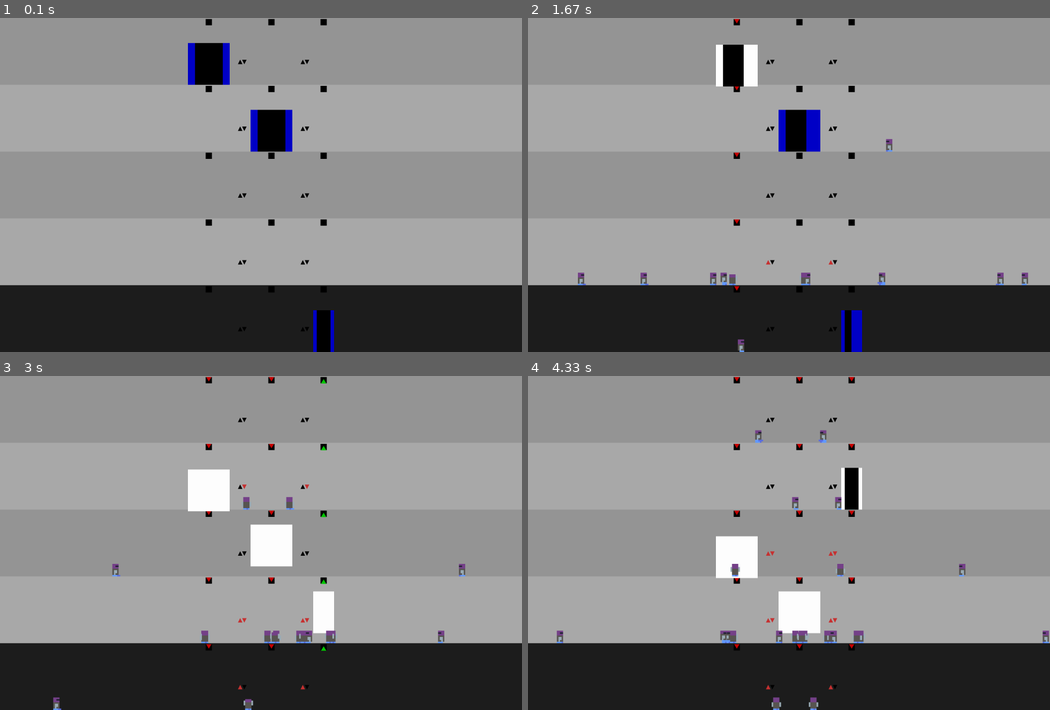
Above: before the commit, frames 1-4 (two rows, left to right).
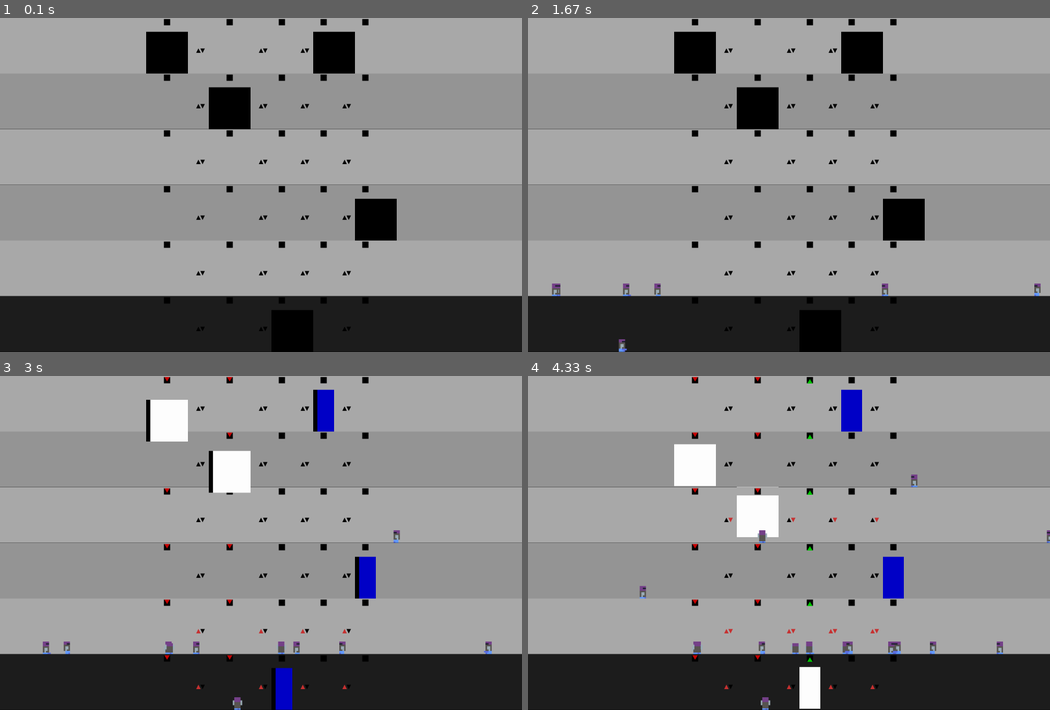
Above: after the commit, the same moments.

Repository: niklasdhein/EiP-Praktium-Aufzugssimulation
Game: pygame game, started from simulation.py
Same seed, same stepped clock (60 frames per second), same inputs: the game is played once before the commit and once after it.
Inputs:
- Up to frame 1 (0.1 s): no input
- Up to frame 2 (1.67 s): no input
- Up to frame 3 (3 s): no input
- Up to frame 4 (4.33 s): no input

The runs differ from the first frame. In frame 1, 13% of the frame differs, in the area x 0-100%, y 0-100%; in frame 2, 13%; in frame 3, 11%; in frame 4, 12%.

Commit message:
türen offnen und schließen sich ganz über die volle aufzugsbreite

Diff:
--- a/config.json
+++ b/config.json
@@ -1,10 +1,10 @@
 {
-    "elevator_count": 3,
-    "level_count": 5,
+    "elevator_count": 5,
+    "level_count": 6,
     "big_elevator_spawn_probability": 0.3,
     "elevator_mode": "algorithm",
     "passenger_spawn_chance": 1,
     "passenger_patience": 25,
-    "speed_multiplier": 5,
+    "speed_multiplier": 3,
     "simulation_time": 3600
 }
--- a/elevator.py
+++ b/elevator.py
@@ -177,10 +177,10 @@
 
 
             # if doors are not opened, open them
-            if self.door.width < 2*self.graphics.width//3:
+            if self.door.width < self.graphics.width:
                 self.door.width += dt * speed_multiplier * 200
-                if self.door.width > 2*self.graphics.width//3:
-                    self.door.width = 2*self.graphics.width//3
+                if self.door.width > self.graphics.width:
+                    self.door.width = self.graphics.width
 
         # count up the time elapsed since last arrival
         self.time_elapsed += dt * speed_multiplier
--- a/elevator_controller.py
+++ b/elevator_controller.py
@@ -85,11 +85,10 @@
         start_x = (self.building.width - self.get_total_elevators_width()) // 2
         for elevator in self.elevators:
             elevator.graphics.x += start_x
-            center_x = elevator.graphics.x + elevator.graphics.width // 2
             elevator.door = pygame.Rect(
-                center_x-elevator.graphics.width//3,
+                elevator.graphics.x,
                 elevator.graphics.y,
-                2*elevator.graphics.width//3,
+                elevator.graphics.height,
                 elevator.graphics.height
             )
 
--- a/simulation.py
+++ b/simulation.py
@@ -295,7 +295,7 @@
     while running:
         # calculates delta time
         dt = clock.tick(target_framerate) / 1000.0
-        print(f"FPS: {1/dt}")
+        # print(f"FPS: {1/dt}")
 
         # exit when closing the window
         for event in pygame.event.get():
